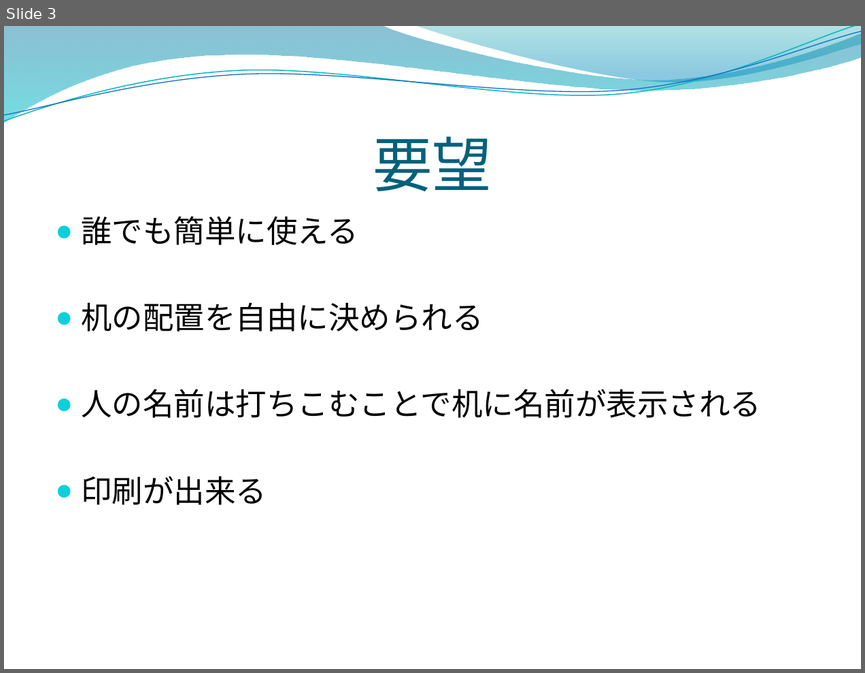
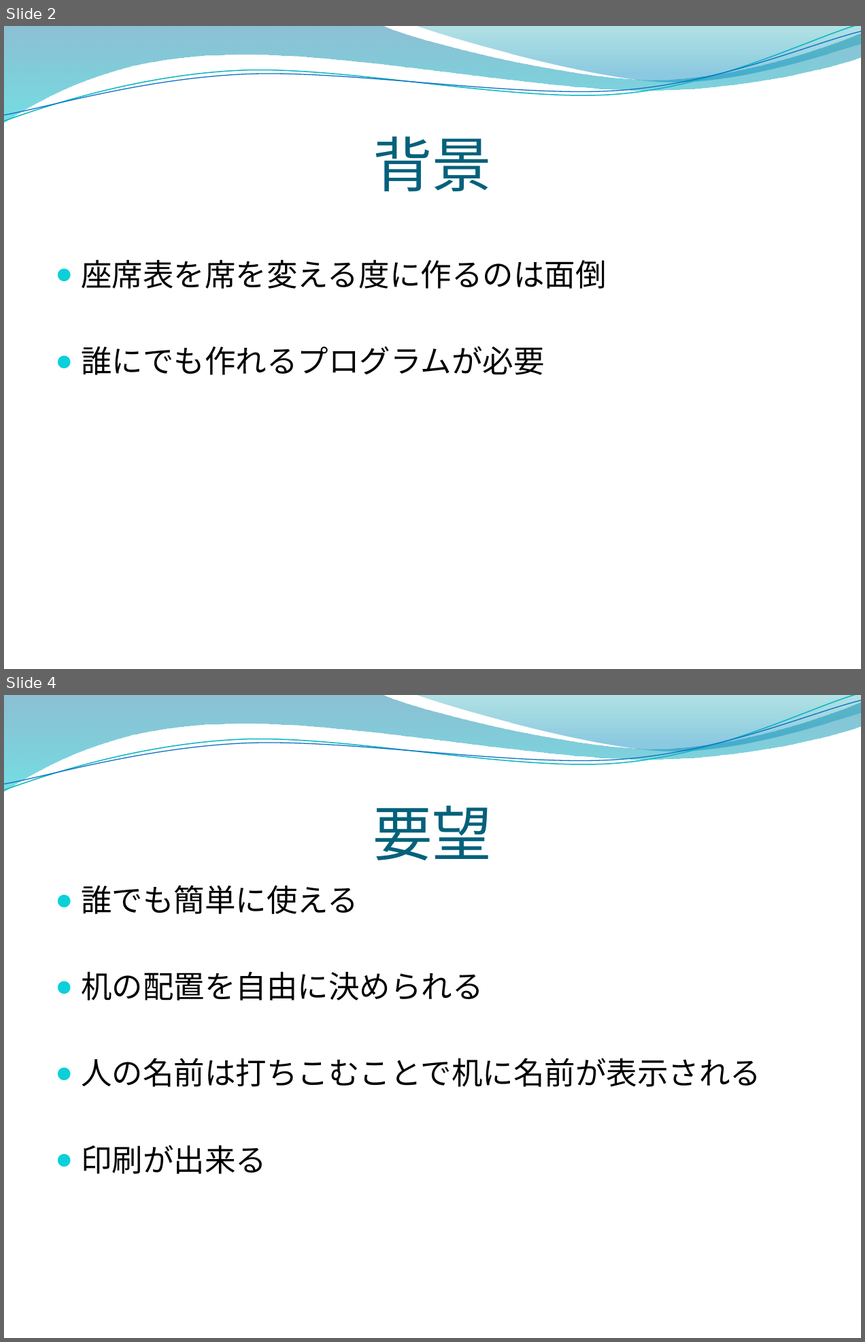
Before and after one commit to opu-yokotalab/learn-zaseki, a slide deck: インターン発表.pptx. Shown one above the other, each under a label of ours: slide 3 before the commit, slides 2 and 4 after it; the slides between them are not shown. The pictures are 865x673 and 865x1342 pixels, drawn with LibreOffice and Linux fonts; fonts in the diff are those of the drawing; background and template pictures are left out. Boxes give left, top, right and bottom in pixels: in the first picture for what was removed or moved away, otherwise in the second. Text is boxed around its words. In the diff, an @@ line names an element or a change of style, - is before the commit and + after.

```diff
--- a/インターン発表.pptx
+++ b/インターン発表.pptx
@@ slide 2 added at bbox=[4, 26, 861, 669], background picture (left out); not listed: 4 template elements that a slide beside it also shows @@
@@ title added at bbox=[373, 136, 492, 191], 50 pt, text #04617B @@
+背景
@@ text added at bbox=[81, 259, 606, 375], 26 pt, text #000000 @@
+● 座席表を席を変える度に作るのは面倒
+● 誰にでも作れるプログラムが必要
@@ what was slide 3 is now slide 4 @@
```
Also in this commit, not shown: 5 slides changed, 1 other slide added, 1 slide removed, 1 other file.
